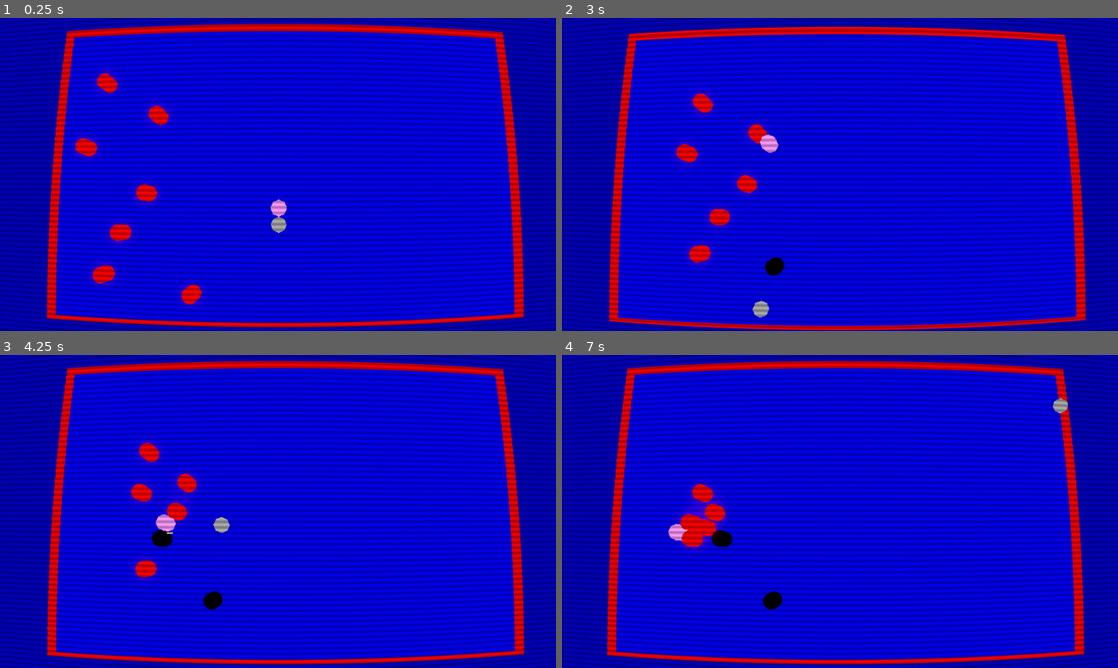
Above: before the commit, frames 1-4 (two rows, left to right).
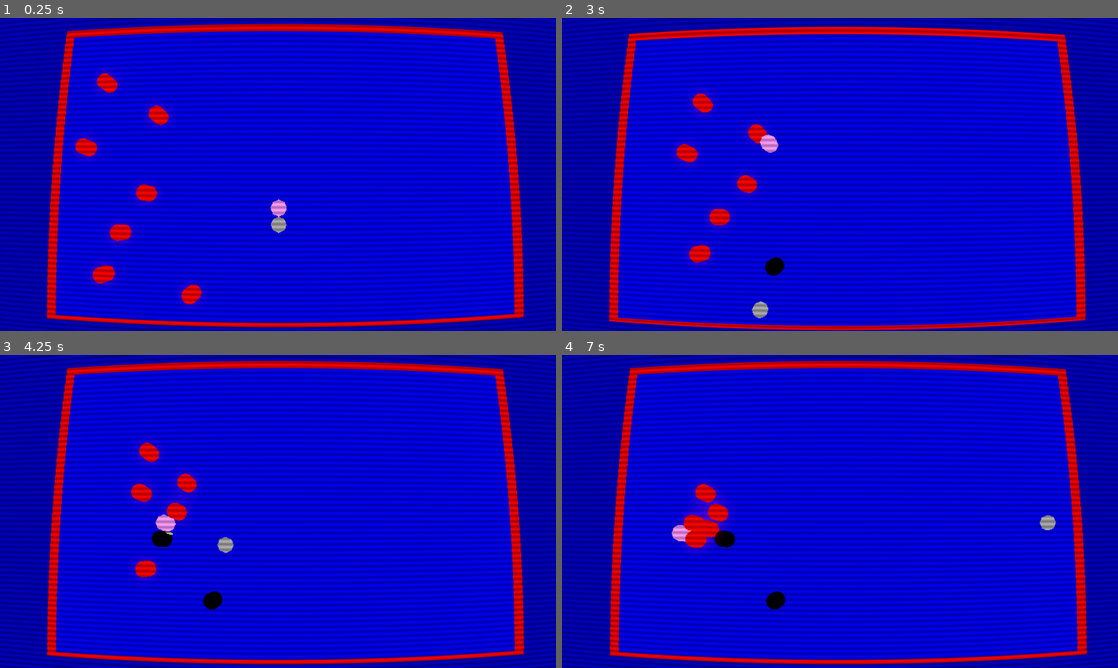
Above: after the commit, the same moments.

Repository: WiredOverload/GodotWild65
Game: Godot game, scene res://scenes/gameplay.tscn
Two runs of this game, one before a commit and one after it. Both use one fixed random seed, a clock stepped at 60 frames per second and the inputs below. The project has no main scene, so this scene is started directly.
Inputs:
- Up to frame 1 (0.25 s): no input
- Up to frame 2 (3 s): hold Space (action) 0.53-1.28 s; hold W (move_up) 0.53-2.03 s; tap Space (action) at 1.35, 2.85 s; hold Space (action) 2.03-2.78 s; hold A (move_left) from 2.03 s (still down)
- Up to frame 3 (4.25 s): release A (move_left) at 3.53 s; hold S (move_down) from 3.53 s (still down); hold Space (action) from 3.53 s (still down)
- Up to frame 4 (7 s): release S (move_down) at 4.28 s; release Space (action) at 4.28 s; hold D (move_right) 4.28-5.03 s; tap Space (action) at 4.35, 5.85 s; hold W (move_up) 5.03-5.78 s; hold Space (action) 5.03-5.78 s; hold D (move_right) from 5.78 s (still down); hold Space (action) from 6.53 s (still down)

The runs differ from the first frame. In frame 1, less than 0.1% of the frame differs, in the area x 13-19%, y 22-41%; in frame 2, less than 0.1%; in frame 3, 0.4%; in frame 4, 2.7%, in the area x 8-95%, y 4-96%.

Commit message:
Changed walls to use world boundaries

Diff:
--- a/scenes/gameplay.tscn
+++ b/scenes/gameplay.tscn
@@ -18,6 +18,14 @@
 glow_intensity = 1.5
 glow_hdr_threshold = 0.9
 
+[sub_resource type="WorldBoundaryShape3D" id="WorldBoundaryShape3D_heig4"]
+
+[sub_resource type="WorldBoundaryShape3D" id="WorldBoundaryShape3D_fd4fg"]
+
+[sub_resource type="WorldBoundaryShape3D" id="WorldBoundaryShape3D_qoosi"]
+
+[sub_resource type="WorldBoundaryShape3D" id="WorldBoundaryShape3D_p5tk3"]
+
 [node name="Gameplay" type="Node3D"]
 script = ExtResource("1_cb7s4")
 
@@ -28,10 +36,31 @@
 mesh_library = ExtResource("2_axurl")
 cell_size = Vector3(1, 1, 1)
 cell_center_y = false
+collision_layer = 0
+collision_mask = 0
 data = {
 "cells": PackedInt32Array(0, 0, 1, 1, 1, 0, 1, 2, 0, 2, 2, 0, 3, 3, 0, 4, 3, 0, 4, 4, 0, 5, 4, 0, 5, 5, 0, 6, 5, 0, 7,  …(6047 unchanged characters)…
 }
 metadata/_editor_floor_ = Vector3(0, 0, 0)
+
+[node name="WorldBorder" type="StaticBody3D" parent="."]
+collision_mask = 0
+
+[node name="LeftWall" type="CollisionShape3D" parent="WorldBorder"]
+transform = Transform3D(-4.37114e-08, 1, 0, -1, -4.37114e-08, 0, 0, 0, 1, 0, 0, 9.19194)
+shape = SubResource("WorldBoundaryShape3D_heig4")
+
+[node name="RightWall" type="CollisionShape3D" parent="WorldBorder"]
+transform = Transform3D(-4.37114e-08, -1, 0, 1, -4.37114e-08, 0, 0, 0, 1, 30, 0, 10)
+shape = SubResource("WorldBoundaryShape3D_fd4fg")
+
+[node name="TopWall" type="CollisionShape3D" parent="WorldBorder"]
+transform = Transform3D(1, 0, 0, 0, -4.37114e-08, -1, 0, 1, -4.37114e-08, 16, 0, 0)
+shape = SubResource("WorldBoundaryShape3D_qoosi")
+
+[node name="BottomWall" type="CollisionShape3D" parent="WorldBorder"]
+transform = Transform3D(1, 0, 0, 0, -4.37114e-08, 1, 0, -1, -4.37114e-08, 16, 0, 19)
+shape = SubResource("WorldBoundaryShape3D_p5tk3")
 
 [node name="GameplayCamera" type="Camera3D" parent="."]
 transform = Transform3D(1, 0, 0, 0, 0.121869, 0.992546, 0, -0.992546, 0.121869, 14.5, 23.537, 12.706)
Not shown: 6 places in mesh_library/mesh_library.tres that only renumber resources
Not shown: 1 places in scenes/gameplay.tscn that only renumber resources
